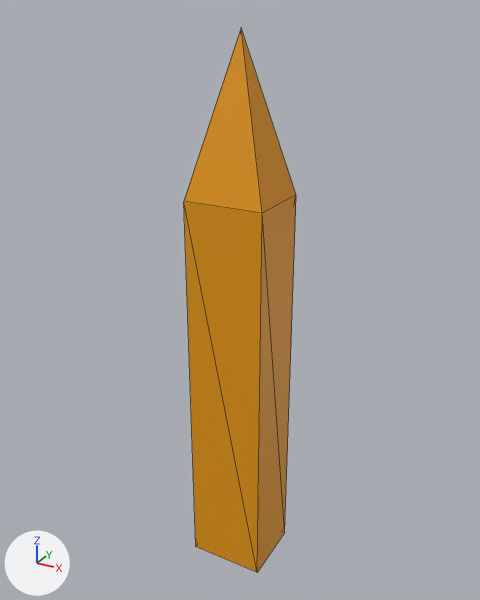
The glTF model assets/minigun/minigun_shell.glb as it was, and as the next commit left it.
Before and after are seen from a 50 mm camera at (0.202, -0.381, 0.252) aimed at (-0.008, 0.002, 0.061). The axes (+X, +Y, +Z) are drawn at lower left. The lights are the same throughout. Mesh edges are drawn as thin lines. Where no turn or scale is listed for an object, it has been applied to the vertices. Vertices at the same position are counted once.

In view in the first picture: 'minigun shell'.
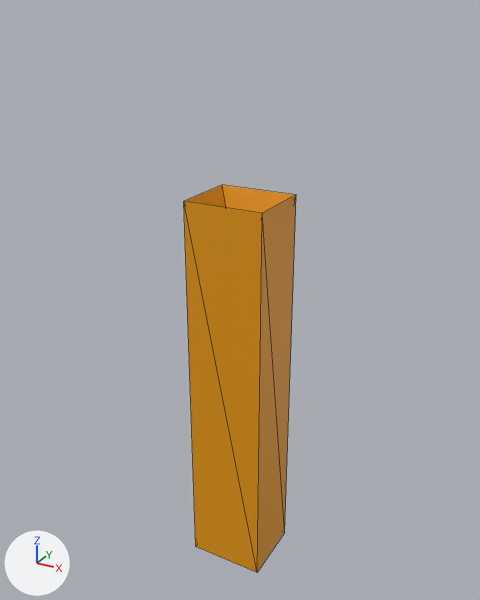
The newer file is also turned or shifted as a whole; pictures and numbers use the older file's frame.

Patch to the scene script:
```diff
--- a/assets/minigun/minigun_shell.glb.py
+++ b/assets/minigun/minigun_shell.glb.py
@@ me_cube_190 @@
 me_cube_190.from_pydata(...)  # 9 vertices, 14 faces; spans x -0.029..0.029, y -0.025..0.025, z -0.198..0.198
 # used by ob_minigun_shell; location = (-0.0043, -0.0042, 0.0435)
-me_cube_190.vertices[6].co = (0.0, 0.0, 0.198)  # pixel (241, 27)
+# me_cube_190 part 1
+me_cube_190.vertices[6].co = (0.0, 0.0, 0.018)
 me_cube_190.materials.append(mat_material_058)
```

Pixel boxes [x1, y1, x2, y2] of what changed, in the pictures (480 x 600 px; the box of a moved part takes in the faces that stretch with it):
'minigun shell', reshaped (29% shorter): before [184, 29, 296, 572]; after [184, 185, 296, 572]
part 1 of me_cube_190, moved or reshaped: before [184, 29, 296, 213]; after [185, 185, 295, 213]
